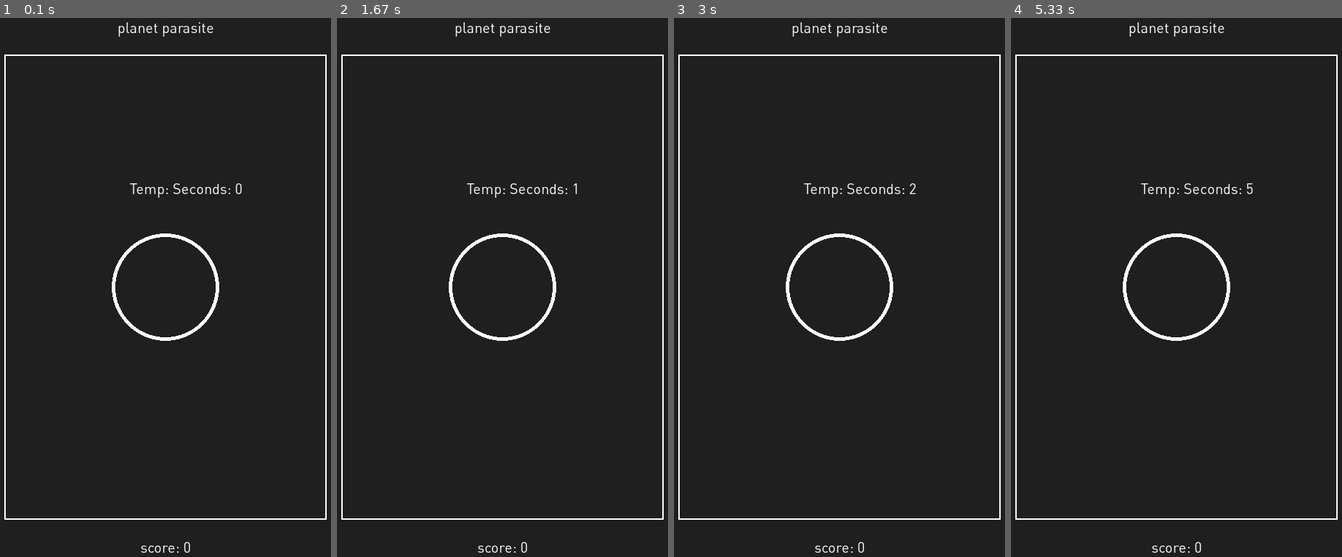
Above: before the commit, frames 1-4 (left to right).
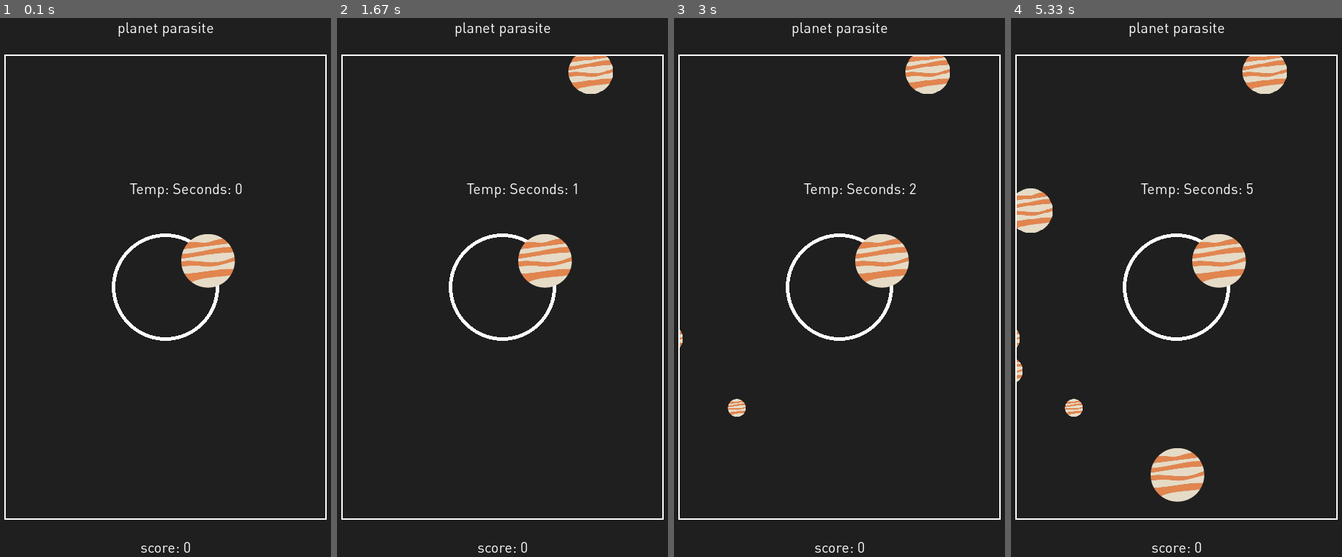
Above: after the commit, the same moments.

Repository: selenazhen/planetParasite
Game: pygame game, started from Game.py
Two runs of this game, one before a commit and one after it. Both use one fixed random seed, a clock stepped at 60 frames per second and the inputs below.
Inputs:
- Up to frame 1 (0.1 s): no input
- Up to frame 2 (1.67 s): no input
- Up to frame 3 (3 s): hold Left 1.83-2.37 s
- Up to frame 4 (5.33 s): no input

The runs differ from the first frame. In frame 1, 1.3% of the frame differs, in the area x 54-71%, y 40-51%; in frame 2, 2.1%; in frame 3, 2.3%; in frame 4, 4.4%, in the area x 1-84%, y 7-90%.

Commit message:
new planets appearing

Diff:
--- a/Game.py
+++ b/Game.py
@@ -1,6 +1,6 @@
 import pygame
 from pygamegame import PygameGame
-from Planet import Planet, planetCoordsX, planetCoordsY
+from Planet import Planet, planetCoordsX,planetCoordsY
 import random
 
 
@@ -16,10 +16,12 @@
 
 class Game(PygameGame):
     def init(self):
-        pass
-
-    def __init__(self, w,h):
-        super().__init__()
+        Planet.init()
+        self.planets = pygame.sprite.Group()
+        # for i in range(5):
+        #     x = random.randint(0, self.width)
+        #     y = random.randint(0, self.height)
+        #     self.planets.add(Planet(x, y))
         pass
 
     def keyPressed(self, code, mod):
@@ -41,6 +43,14 @@
         pygame.draw.circle(screen, WHITE,(self.parasiteX,self.parasiteY),
                             m, 5) #testing circle
 
+
+        if self.frameCount % 50 == 0:
+            x = planetCoordsX()
+            y = planetCoordsY()
+            self.planets.add(Planet(x, y))
+            print ('update')
+        self.planets.draw(screen)
+
         pygame.draw.rect(screen, CHARCOAL,(0, 0, w, m)) #border top rect
         pygame.draw.rect(screen, CHARCOAL,(0, 0, m, h)) #border bottom rect
         pygame.draw.rect(screen, CHARCOAL,(w-m, 0, m, h)) #border top rect
--- a/GameObject.py
+++ b/GameObject.py
@@ -8,10 +8,12 @@
 
 
 class GameObject(pygame.sprite.Sprite):
-    def __init__(self, x, y, radius):
+    def __init__(self, x, y, image, radius):
         super(GameObject, self).__init__()
         # x, y define the center of the object
-        self.x, self.y, self.radius = x, y, radius
+        self.x, self.y, self.image, self.radius = x, y, image, radius
+        self.baseImage = image.copy()  # non-rotated version of image
+        w, h = image.get_size()
         self.updateRect()
         self.velocity = (0, 0)
         self.angle = 0
@@ -21,6 +23,7 @@
         w, h = self.image.get_size()
         self.width, self.height = w, h
         self.rect = pygame.Rect(self.x - w / 2, self.y - h / 2, w, h)
+        # pass
 
     def update(self, screenWidth, screenHeight):
         self.image = pygame.transform.rotate(self.baseImage, self.angle)
@@ -38,3 +41,4 @@
         elif self.rect.bottom < 0:
             self.y += screenHeight + self.height
         self.updateRect()
+        # pass
--- a/Planet.py
+++ b/Planet.py
@@ -1,25 +1,89 @@
-'''
-Planet.py
-
-implements the Planet class
-Citation: Lukas Peraza, 2015 for 15-112 Pygame Lecture
-'''
-import pygame
-import random
+# '''
+# Planet.py
+#
+# implements the Planet class
+# Citation: Lukas Peraza, 2015 for 15-112 Pygame Lecture
+# '''
+# import pygame
+# import random
 # from GameObject import GameObject
-
+#
 screenWidth = 600
 screenHeight = 800
 planetSize = screenWidth//20
 CHARCOAL = (28,28,28)
 WHITE = (255,255,255)
 BLACK = (0,0,0)
+#
+#
+# class Planet(GameObject):
+#     @staticmethod
+#     def init():
+#         image = pygame.image.load('img/planet1.png').convert_alpha()
+#         Planet.images = []
+#         Planet.images.append(image)
+#     def __init__(self,x,y):
+#         self.x = x
+#         self.y = y
+#
+#
+
+'''
+Planet.py
+
+implements the Planet class
+Lukas Peraza, 2015 for 15-112 Pygame Lecture
+'''
+import pygame
+import random
+from GameObject import GameObject
 
 
-class Planet(pygame.sprite.Sprite):
-    def __init__(self,x,y):
-        self.x = x
-        self.y = y
+class Planet(GameObject):
+    @staticmethod
+    def init():
+        image = pygame.image.load('img/planet1.png').convert_alpha()
+        # rows, cols = 4, 4
+        # width, height = image.get_size()
+        # cellWidth, cellHeight = width / cols, height / rows
+        Planet.images = []
+        Planet.images.append(image)
+        # for i in range(rows):
+        #     for j in range(cols):
+        #         subImage = image.subsurface(
+        #             (i * cellWidth, j * cellHeight, cellWidth, cellHeight))
+        #         Planet.images.append(subImage)
+
+    minSize = 2
+    maxSize = 6
+    maxSpeed = 5
+
+    def __init__(self, x, y, level=None):
+        if level is None:
+            level = random.randint(Planet.minSize, Planet.maxSize)
+        self.level = level
+        factor = self.level / Planet.maxSize
+        image = random.choice(Planet.images)
+        w, h = image.get_size()
+        image = pygame.transform.scale(image, (int(w * factor), int(h * factor)))
+        super(Planet, self).__init__(x, y, image, w / 2 * factor)
+        self.angleSpeed = random.randint(-10, 10)
+        vx = random.randint(-Planet.maxSpeed, Planet.maxSpeed)
+        vy = random.randint(-Planet.maxSpeed, Planet.maxSpeed)
+        self.velocity = vx, vy
+
+    def update(self,left,right,up,down):
+        self.x += left
+    # def update(self, screenWidth, screenHeight):
+    #     self.angle += self.angleSpeed
+    #     super(Planet, self).update(screenWidth, screenHeight)
+
+    # def breakApart(self):
+    #     if self.level == Planet.minSize:
+    #         return []
+    #     else:
+    #         return [Planet(self.x, self.y, self.level - 1),
+    #                 Planet(self.x, self.y, self.level - 1)]
 
 
 # class Planet(pygame.sprite.Sprite):
@@ -90,8 +154,8 @@
 def planetCoordsY():
     y = random.randrange(planetSize, screenHeight - planetSize)
     return y
-
-def planetCoords():
-    x = random.randrange(planetSize, screenWidth - planetSize)
-    y = random.randrange(planetSize, screenHeight - planetSize)
-    return (x,y)
+#
+# def planetCoords():
+#     x = random.randrange(planetSize, screenWidth - planetSize)
+#     y = random.randrange(planetSize, screenHeight - planetSize)
+#     return (x,y)
--- a/pygamegame.py
+++ b/pygamegame.py
@@ -6,24 +6,11 @@
 import sys
 import random
 from pygame.locals import *
-from Planet import Planet, planetCoordsX,planetCoordsY
 
 CHARCOAL = (31,31,31)
 WHITE = (255,255,255)
 BLACK = (0,0,0)
 
-
-
-#creating circle
-class Circle(pygame.sprite.Sprite):
-    def __init__(self):
-        pygame.sprite.Sprite.__init__(self)
-        self.image=pygame.Surface((50,50))
-        self.image.fill((0,255,0))
-        pygame.draw.circle(self.image,(255,0,0),(25,25),25,0)
-        self.rect=self.image.get_rect()
-    def update(self):
-        self.rect.center=pygame.mouse.get_pos()
 
 class PygameGame(object):
 
@@ -92,6 +79,7 @@
             for event in pygame.event.get():
                 if (event.type == pygame.KEYDOWN) and (event.key == K_LEFT):
                     print ('left')
+                    self.planets.update(10,0,0,0)
                 elif (event.type == pygame.KEYDOWN) and (event.key == K_RIGHT):
                     print ('right')
                 elif (event.type == pygame.KEYDOWN) and (event.key == K_UP):
Binary file added: img/planet1.png
